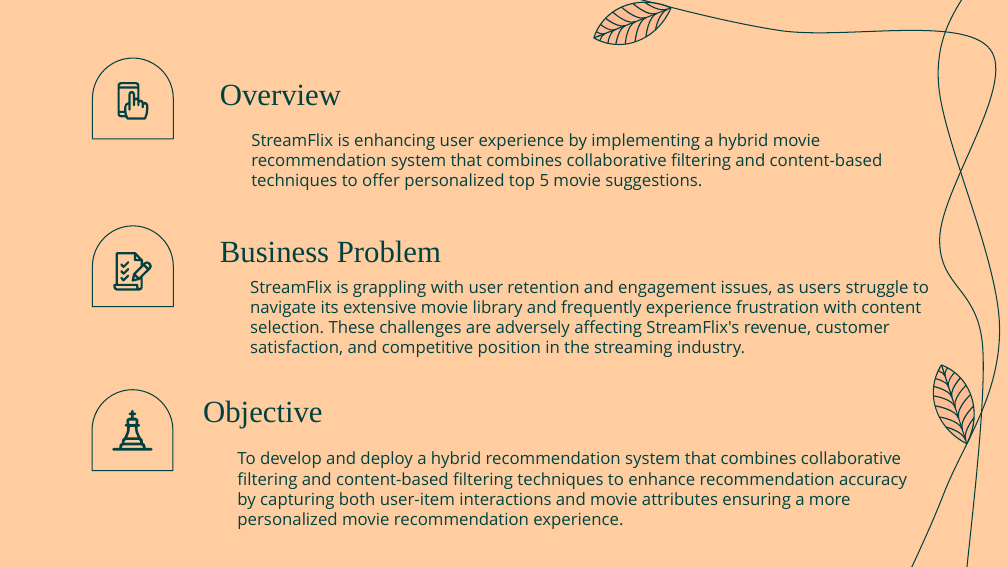
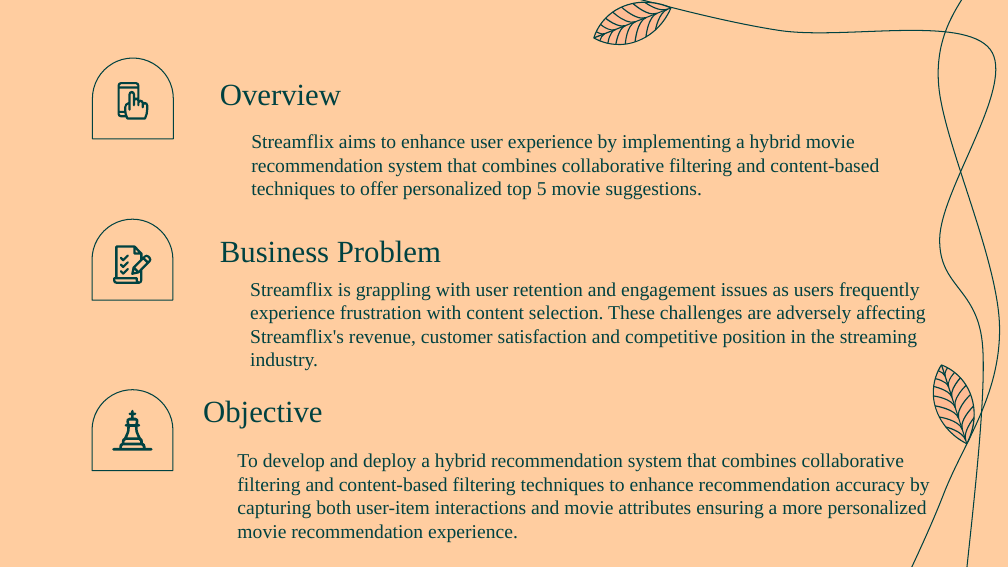
Before and after one commit to Eva-Claire/streamflix_recommender_system, a slide deck: slide 5 of streamflix_recommendation_system.pptx. Drawn at 1008x567 pixels with LibreOffice and Linux fonts; fonts in the diff are those of the drawing; background and template pictures are left out. Boxes give left, top, right and bottom in pixels: in the first picture for what was removed or moved away, otherwise in the second. Text is boxed around its words. In the diff, an @@ line names an element or a change of style, - is before the commit and + after.

Commit message:
Edit ppt

```diff
--- a/streamflix_recommendation_system.pptx
+++ b/streamflix_recommendation_system.pptx
@@ subtitle at [251,134,879,200]: text changed; size 12 to 14 pt; font Open Sans to Times New Roman @@
-StreamFlix is enhancing user experience by implementing a hybrid movie recommendation system that combines collaborative filtering and content-based techniques to offer personalized top 5 movie suggestions.
+Streamflix aims to enhance user experience by implementing a hybrid movie recommendation system that combines collaborative filtering and content-based techniques to offer personalized top 5 movie suggestions.
@@ 4 freeform shapes, 1 round same rect: place and size @@
-4 freeform shapes, 1 round same rect at [93,226,173,306]
+4 freeform shapes, 1 round same rect at [92,219,172,299]
@@ subtitle at [250,282,925,371]: text changed; size 12 to 14 pt; font Open Sans to Times New Roman @@
-StreamFlix is grappling with user retention and engagement issues, as users struggle to navigate its extensive movie library and frequently experience frustration with content selection. These challenges are adversely affecting StreamFlix's revenue, customer satisfaction, and competitive position in the streaming industry.
+Streamflix is grappling with user retention and engagement issues as users frequently experience frustration with content selection. These challenges are adversely affecting Streamflix's revenue, customer satisfaction and competitive position in the streaming industry.
@@ subtitle "To develop and deploy a ..." at [237,453,930,543]: size 12 to 14 pt, font Open Sans to Times New Roman @@
```
Also in this commit, not shown: 7 other slides changed, 1 slide added, 1 slide removed.
